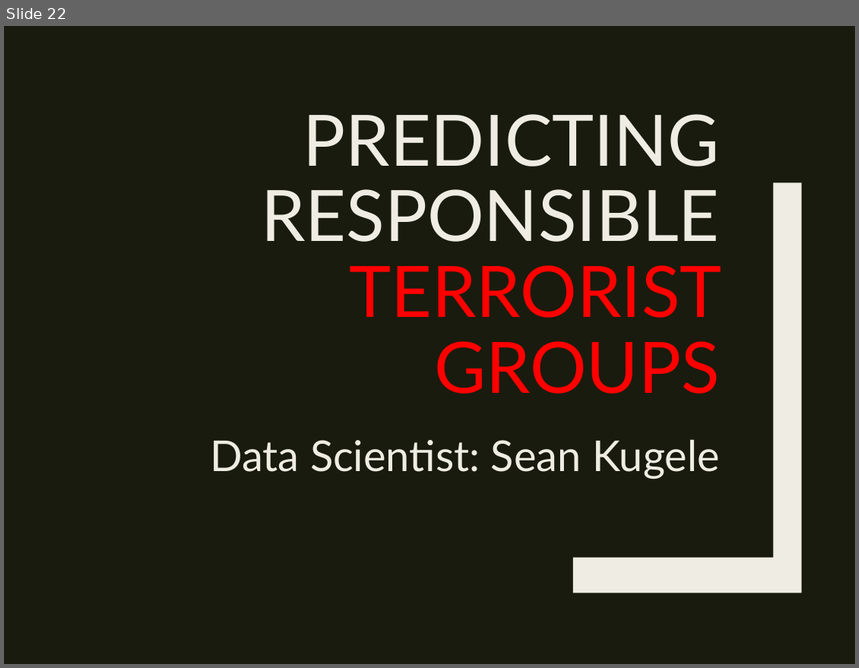
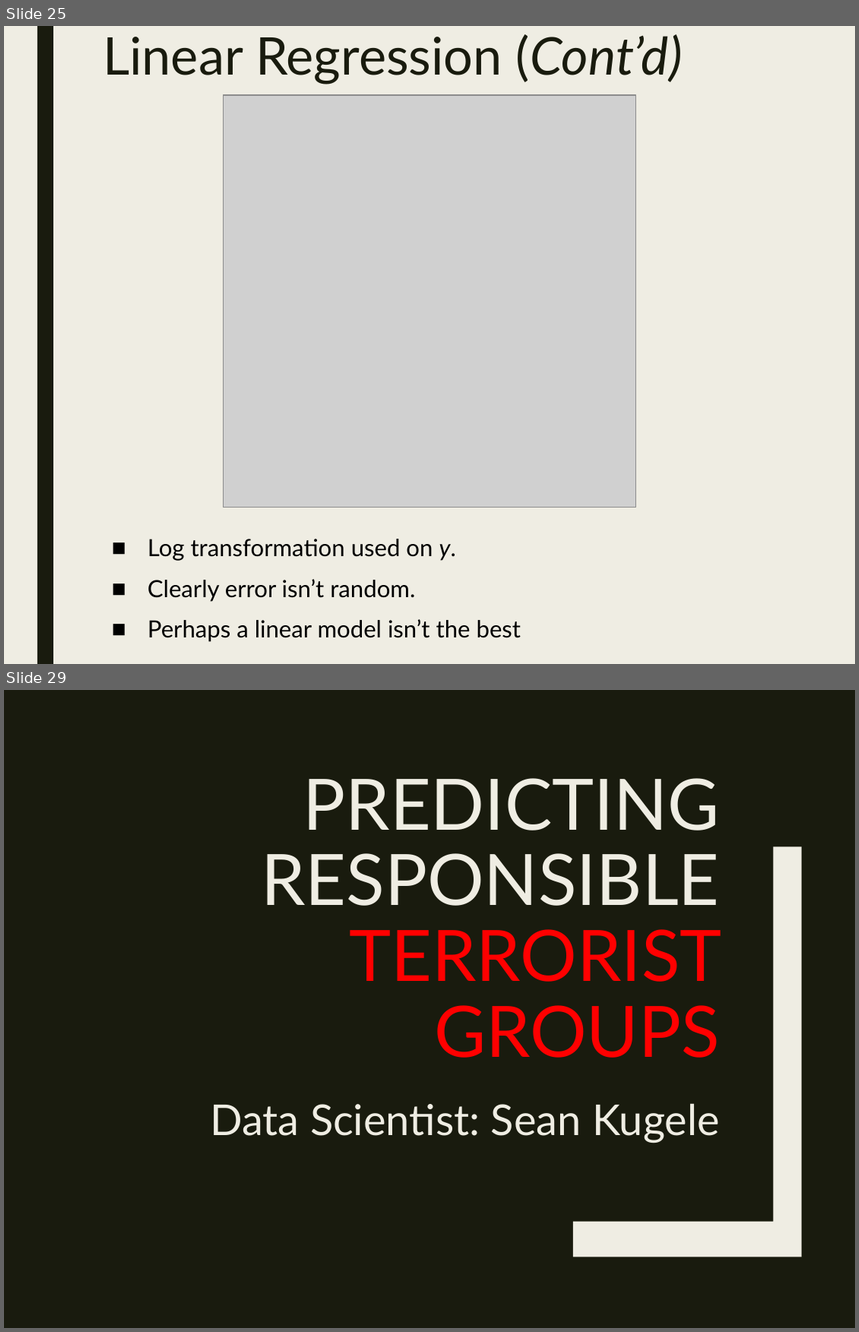
Before and after one commit to stats-learning-fall2019/final-project, a slide deck: presentation/gtdb-final-presentation.pptx. Shown one above the other, each under a label of ours: slide 22 before the commit, slides 25 and 29 after it; the slides between them are not shown. The pictures are 859x668 and 859x1332 pixels, drawn with LibreOffice and Linux fonts; fonts in the diff are those of the drawing; grey boxes stand for pictures. Boxes give left, top, right and bottom in pixels: in the first picture for what was removed or moved away, otherwise in the second. Text is boxed around its words. In the diff, an @@ line names an element or a change of style, - is before the commit and + after.

```diff
--- a/presentation/gtdb-final-presentation.pptx
+++ b/presentation/gtdb-final-presentation.pptx
@@ slide 25 added at [4, 26, 855, 664], background #EFEDE3 @@
@@ rectangle added at [37, 26, 53, 664], fill #191B0E @@
@@ title added at [103, 34, 682, 85], 44 pt, text #191B0E @@
+Linear Regression (Cont’d)
@@ picture added at [224, 95, 636, 508] @@
@@ text added at [148, 539, 521, 642], 20 pt, text #000000 @@
+■ Log transformation used on y.
+■ Clearly error isn’t random.
+■ Perhaps a linear model isn’t the best
@@ what was slide 22 is now slide 29 @@
```
Also in this commit, not shown: 1 slide changed, 6 other slides added, 9 other files.
